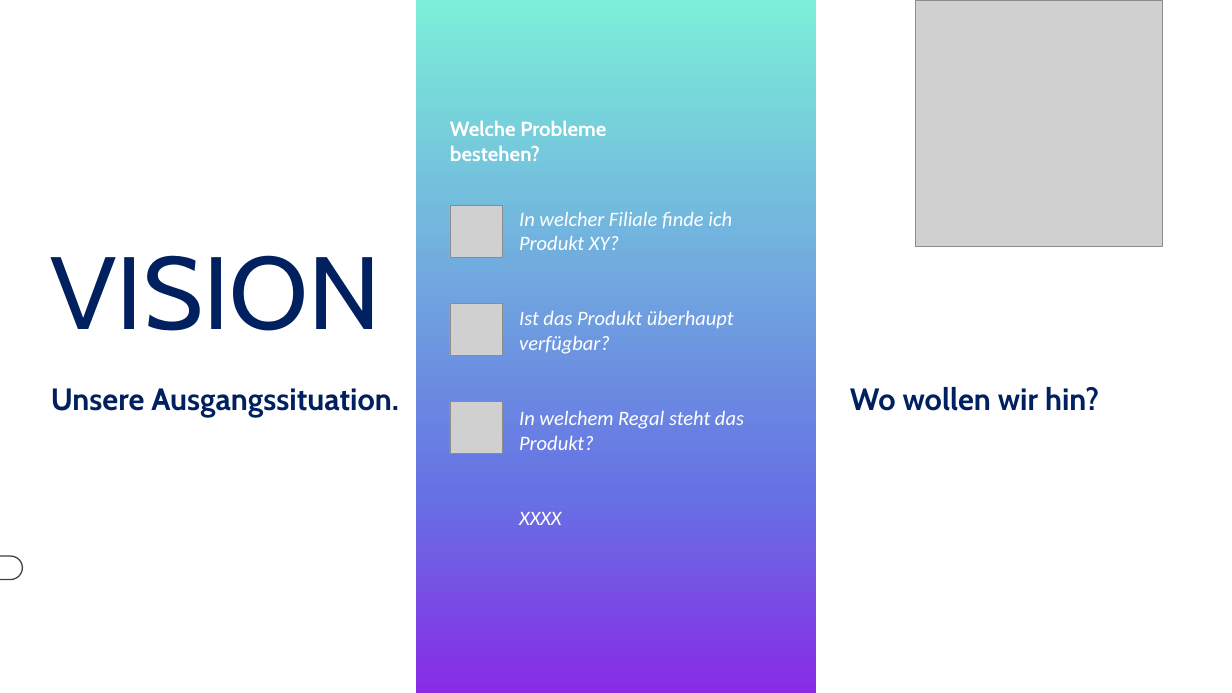
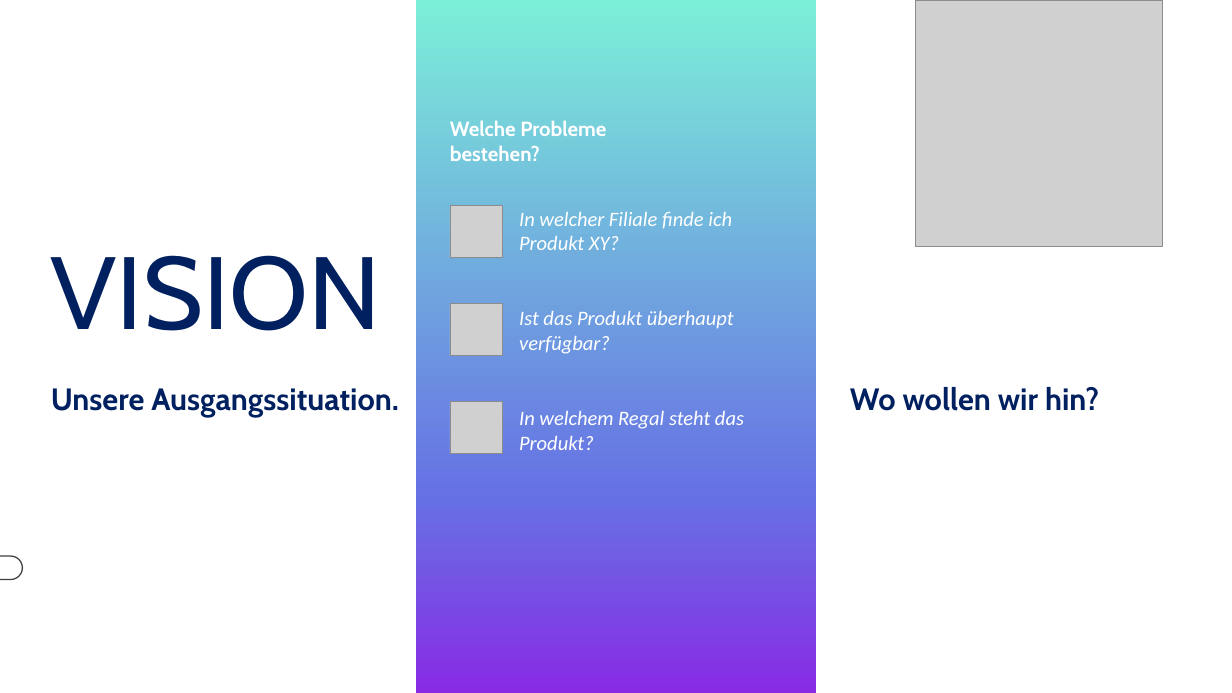
Before and after one commit to DaM1eN02/product-navigator-back-end, a slide deck: slide 3 of Fallstudie/Zwischenpräsentation.pptx. Drawn at 1232x693 pixels with LibreOffice and Linux fonts; fonts in the diff are those of the drawing; grey boxes stand for pictures. Boxes give left, top, right and bottom in pixels: in the first picture for what was removed or moved away, otherwise in the second. Text is boxed around its words. In the diff, an @@ line names an element or a change of style, - is before the commit and + after.

```diff
--- a/Fallstudie/Zwischenpräsentation.pptx
+++ b/Fallstudie/Zwischenpräsentation.pptx
@@ text removed at <box>519,512,561,525</box> @@
-XXXX
```
Also in this commit, not shown: 3 other slides changed, 6 slides added.
